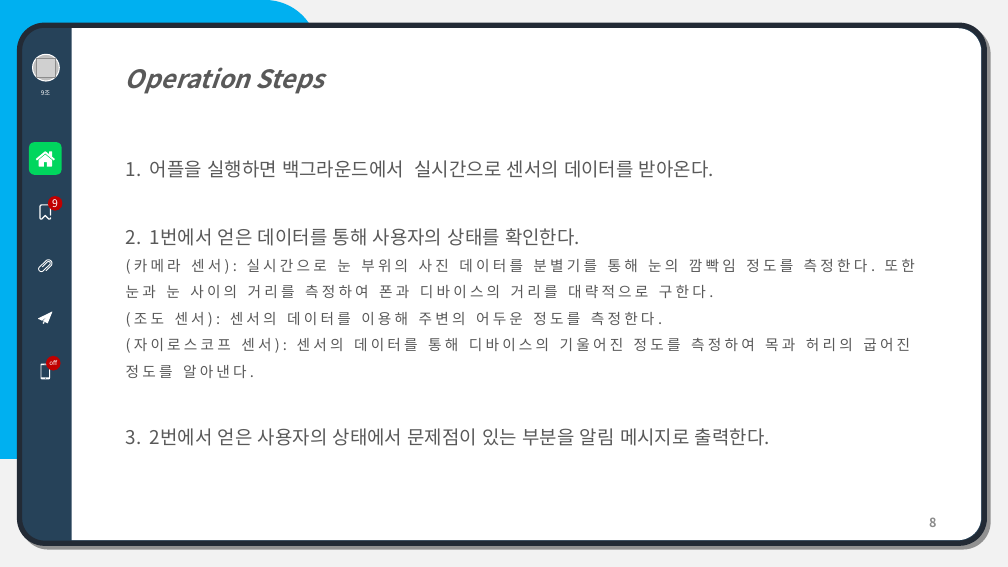
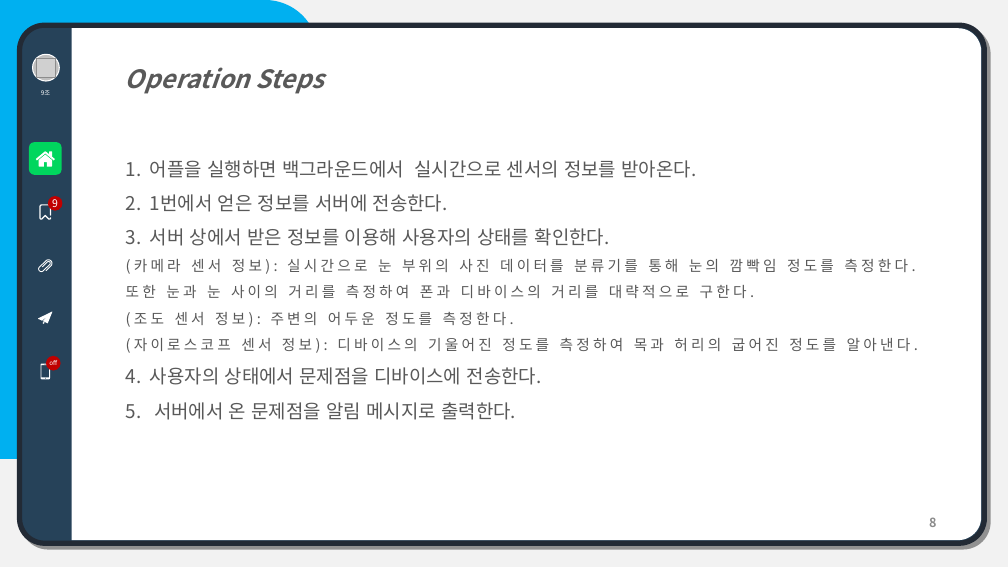
Before and after one commit to dltjrqja01/open_source, a slide deck: slide 8 of Report #03/[오픈소스전문프로젝트 Report #03]장재원, 조창권, 윤정환, 이석범.pptx. Drawn at 1008x567 pixels with LibreOffice and Linux fonts; fonts in the diff are those of the drawing; grey boxes stand for pictures. Boxes give left, top, right and bottom in pixels: in the first picture for what was removed or moved away, otherwise in the second. Text is boxed around its words. In the diff, an @@ line names an element or a change of style, - is before the commit and + after.

```diff
--- a/Report #03/[오픈소스전문프로젝트 Report #03]장재원, 조창권, 윤정환, 이석범.pptx
+++ b/Report #03/[오픈소스전문프로젝트 Report #03]장재원, 조창권, 윤정환, 이석범.pptx
@@ text at bbox=[126, 160, 918, 420]: text changed @@
-1. 어플을 실행하면 백그라운드에서 실시간으로 센서의 데이터를 받아온다.
-2. 1번에서 얻은 데이터를 통해 사용자의 상태를 확인한다.
-(카메라 센서): 실시간으로 눈 부위의 사진 데이터를 분별기를 통해 눈의 깜빡임 정도를 측정한다. 또한 눈과 눈 사이의 거리를 측정하여 폰과 디바이스의 거리를 대략적으로 구한다.
-(조도 센서): 센서의 데이터를 이용해 주변의 어두운 정도를 측정한다.
-(자이로스코프 센서): 센서의 데이터를 통해 디바이스의 기울어진 정도를 측정하여 목과 허리의 굽어진 정도를 알아낸다.
-3. 2번에서 얻은 사용자의 상태에서 문제점이 있는 부분을 알림 메시지로 출력한다.
+1. 어플을 실행하면 백그라운드에서 실시간으로 센서의 정보를 받아온다.
+2. 1번에서 얻은 정보를 서버에 전송한다.
+3. 서버 상에서 받은 정보를 이용해 사용자의 상태를 확인한다.
+(카메라 센서 정보): 실시간으로 눈 부위의 사진 데이터를 분류기를 통해 눈의 깜빡임 정도를 측정한다. 또한 눈과 눈 사이의 거리를 측정하여 폰과 디바이스의 거리를 대략적으로 구한다.
+(조도 센서 정보): 주변의 어두운 정도를 측정한다.
+(자이로스코프 센서 정보): 디바이스의 기울어진 정도를 측정하여 목과 허리의 굽어진 정도를 알아낸다.
+4. 사용자의 상태에서 문제점을 디바이스에 전송한다.
+5. 서버에서 온 문제점을 알림 메시지로 출력한다.
```
Also in this commit, not shown: 2 other slides changed.
